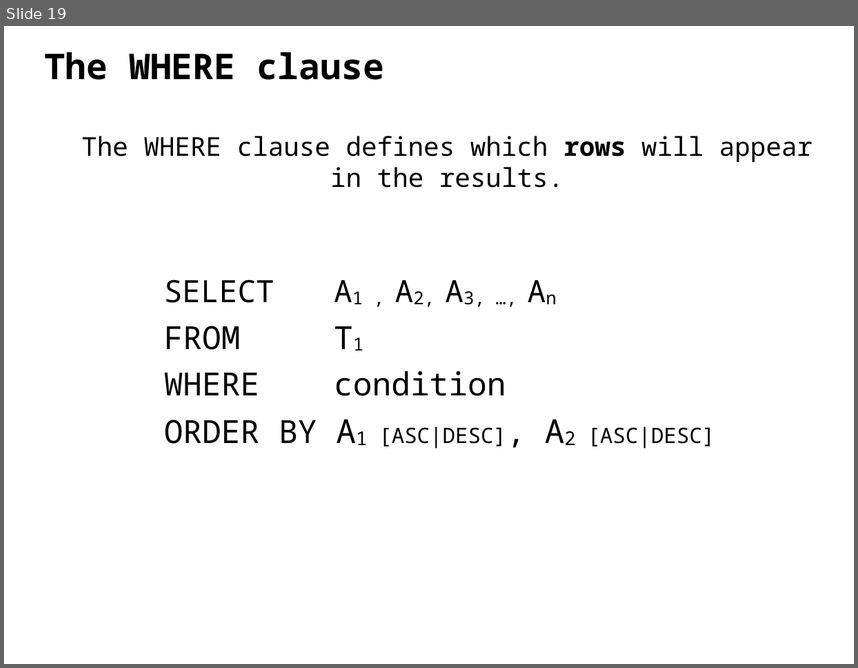
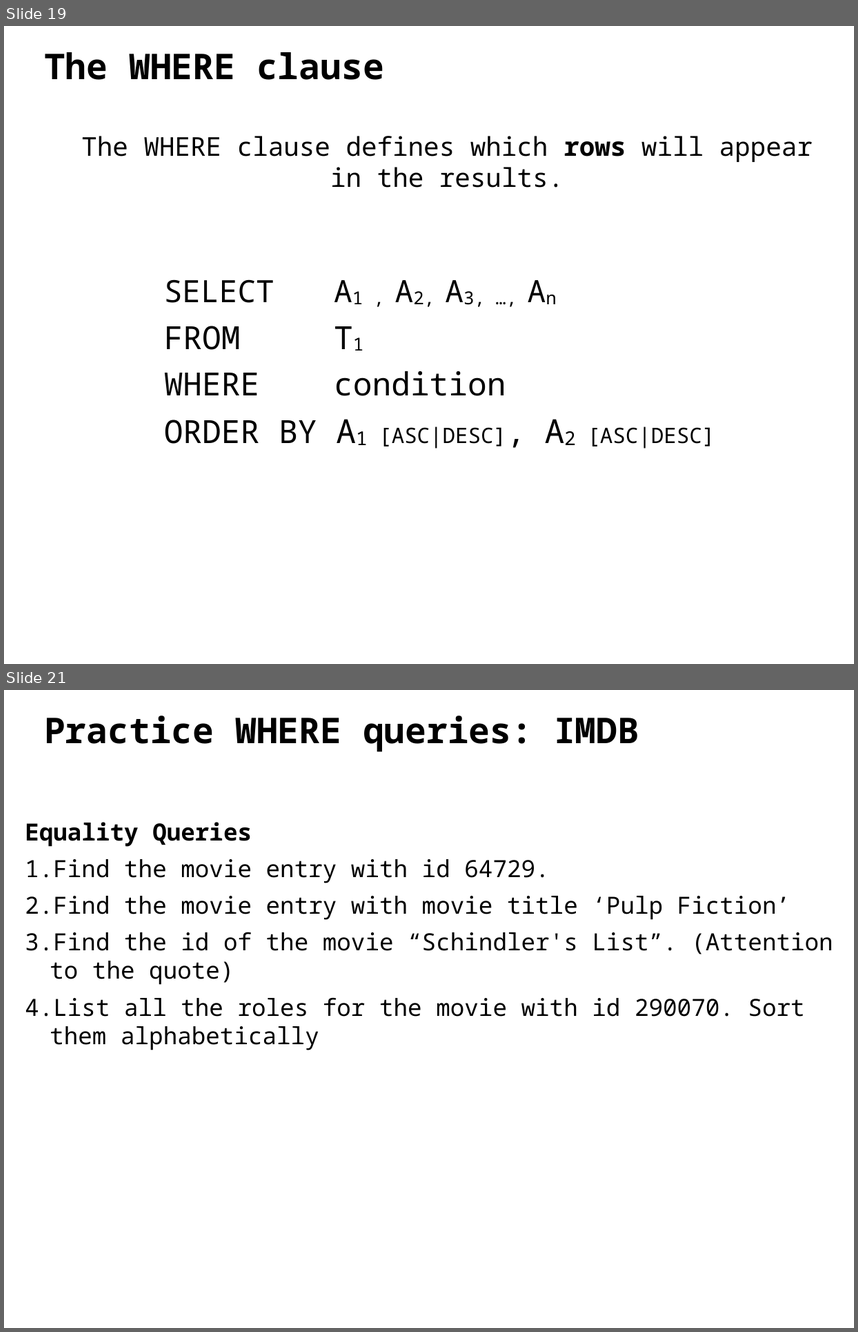
Before and after one commit to ipeirotis/introduction-to-databases, a slide deck: C-SQL.pptx. Shown one above the other, each under a label of ours: slide 19 before the commit, slides 19 and 21 after it; the slides between them are not shown. The pictures are 858x668 and 858x1332 pixels, drawn with LibreOffice and Linux fonts; fonts in the diff are those of the drawing. Boxes give left, top, right and bottom in pixels: in the first picture for what was removed or moved away, otherwise in the second. Text is boxed around its words. In the diff, an @@ line names an element or a change of style, - is before the commit and + after.

```diff
--- a/C-SQL.pptx
+++ b/C-SQL.pptx
@@ slide 21 added at <box>4,690,854,1328</box>, background #FFFFFF @@
@@ text added at <box>44,716,639,752</box>, 30 pt, text #000000, bold @@
+Practice WHERE queries: IMDB
@@ text added at <box>25,822,833,1050</box>, 20 pt, text #000000 @@
+Equality Queries
+1. Find the movie entry with id 64729.
+2. Find the movie entry with movie title ‘Pulp Fiction’
+3. Find the id of the movie “Schindler's List”. (Attention to the quote)
+4. List all the roles for the movie with id 290070. Sort them alphabetically
```
Also in this commit, not shown: 7 slides changed, 6 other slides added, 1 slide removed.
